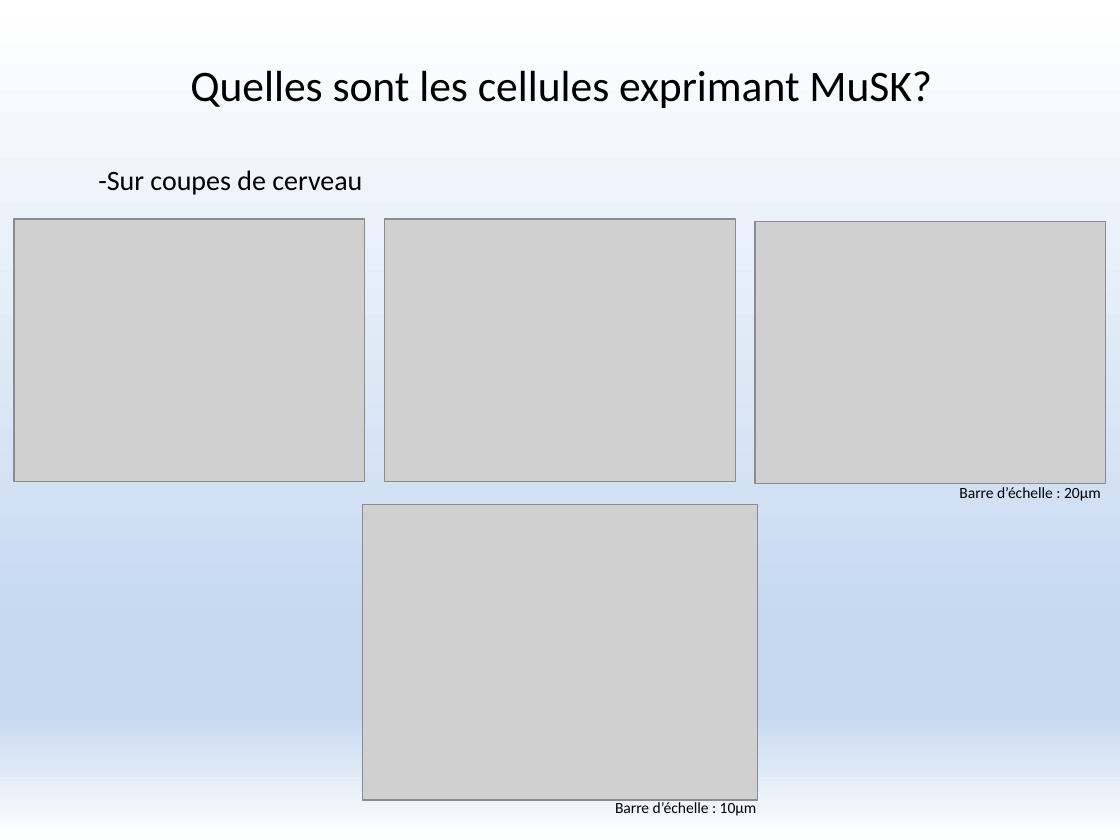
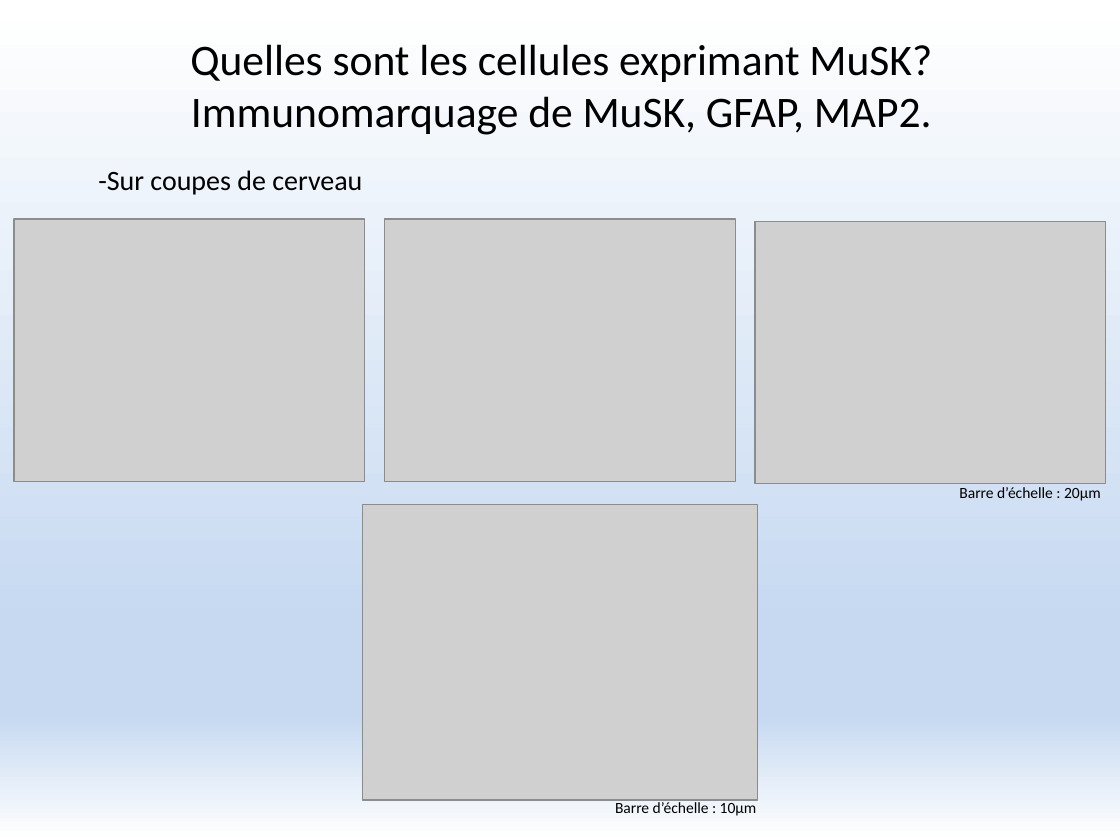
Before and after one commit to FlorentKl/rapport-m2, a slide deck: slide 10 of Présentation Oral.pptx. Drawn at 1120x840 pixels with LibreOffice and Linux fonts; fonts in the diff are those of the drawing; grey boxes stand for pictures. Boxes give left, top, right and bottom in pixels: in the first picture for what was removed or moved away, otherwise in the second. Text is boxed around its words. In the diff, an @@ line names an element or a change of style, - is before the commit and + after.

```diff
--- a/Présentation Oral.pptx
+++ b/Présentation Oral.pptx
@@ title at [190,44,932,135]: text changed @@
-Quelles sont les cellules exprimant MuSK?
+Quelles sont les cellules exprimant MuSK? Immunomarquage de MuSK, GFAP, MAP2.
```
Also in this commit, not shown: 11 other slides changed.
